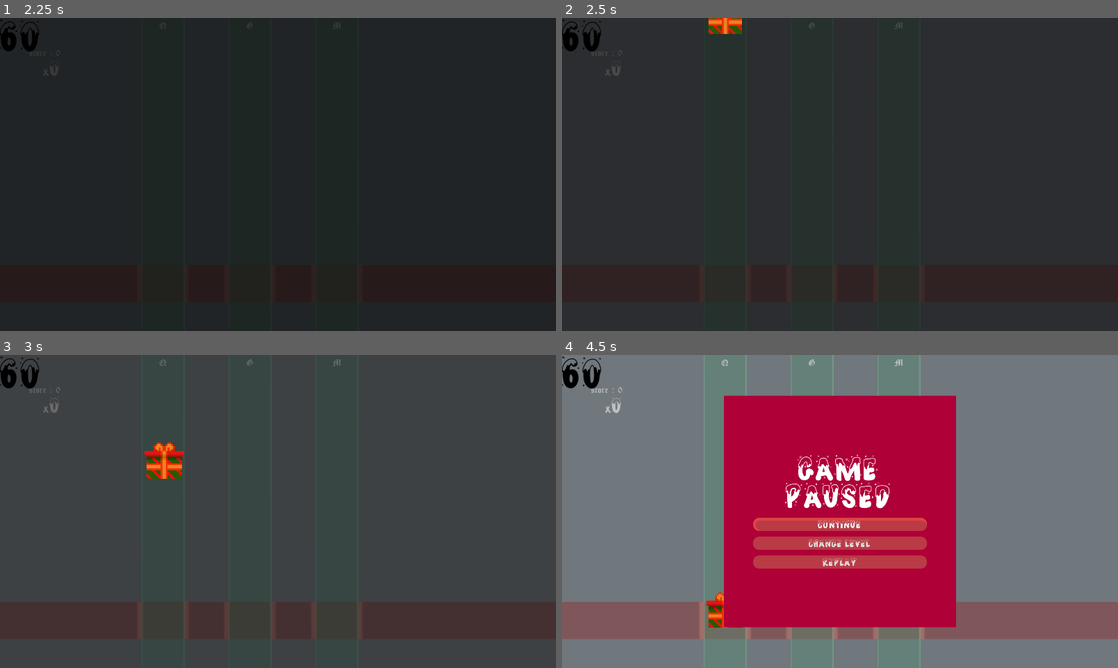
Above: before the commit, frames 1-4 (two rows, left to right).
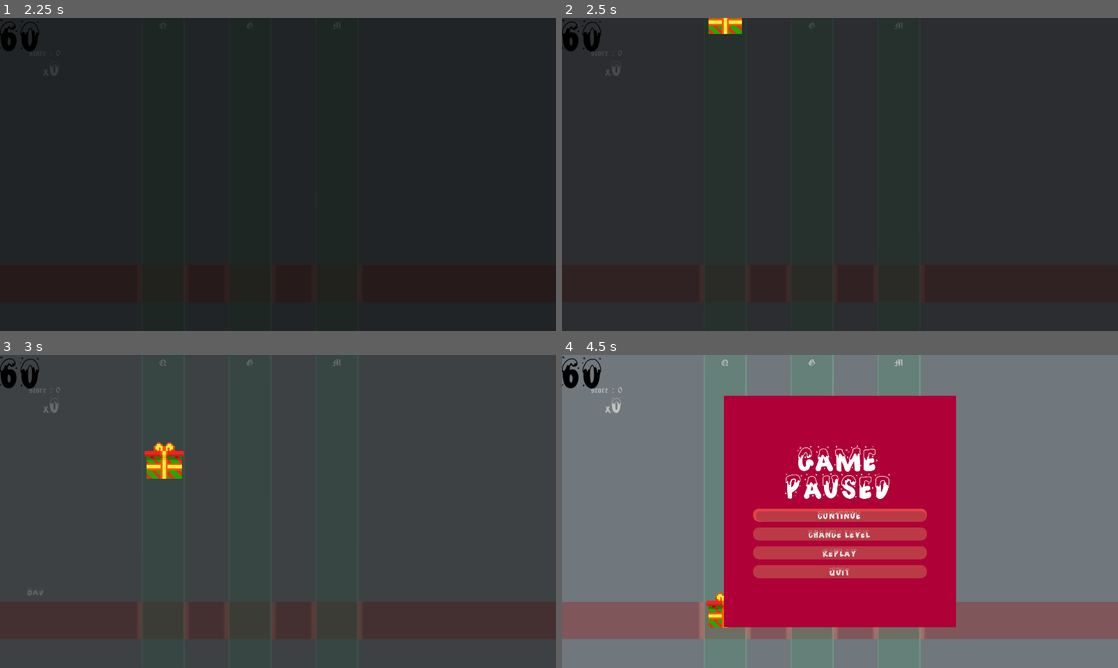
Above: after the commit, the same moments.

Repository: Flocondeglace/GameJamNoel2023
Game: Godot game, scene res://Scenes/game.tscn
The game is run twice, just before and just after one commit, with the same random seed, the same clock (stepped at 60 frames per second) and the same inputs.
Inputs:
- Up to frame 1 (2.25 s): click "Play" at 0.5 s; click "Musique 1" at 1.25 s; tap Enter at 2 s; tap , (capturec) at 2.1 s
- Up to frame 2 (2.5 s): no input
- Up to frame 3 (3 s): tap A (capturera) at 2.85 s
- Up to frame 4 (4.5 s): tap G (capturerb) at 3.6 s; tap Q (creationa) at 4.35 s

Frame 1 is identical in both runs. In frame 2, 0.3% of the frame differs, in the area x 26-33%, y 0-6%; in frame 3, 0.5%; in frame 4, 7.1%, in the area x 26-66%, y 28-88%.

Commit message:
build debug

Diff:
--- a/Scenes/note.tscn
+++ b/Scenes/note.tscn
@@ -89,10 +89,10 @@
 anchor_top = 0.5
 anchor_right = 0.5
 anchor_bottom = 0.5
-offset_left = 4736.0
-offset_top = 2636.0
-offset_right = 4864.0
-offset_bottom = 2764.0
+offset_left = 7616.0
+offset_top = 4256.0
+offset_right = 7744.0
+offset_bottom = 4384.0
 grow_horizontal = 2
 grow_vertical = 2
 texture = ExtResource("1_b0biy")
--- a/Scenes/pause_layer.gd
+++ b/Scenes/pause_layer.gd
@@ -16,3 +16,7 @@
 
 func _on_change_level_pressed():
 	changelevel.emit()
+
+
+func _on_quit_pressed():
+	get_tree().quit()
--- a/Scenes/pause_layer.tscn
+++ b/Scenes/pause_layer.tscn
@@ -60,6 +60,13 @@
 theme = ExtResource("1_heftq")
 text = "Replay"
 
+[node name="Quit" type="Button" parent="CenterContainer/MarginContainer/VBoxContainer" groups=["buttonPause"]]
+custom_minimum_size = Vector2(300, 45)
+layout_mode = 2
+theme = ExtResource("1_heftq")
+text = "Quit"
+
 [connection signal="pressed" from="CenterContainer/MarginContainer/VBoxContainer/Continue" to="." method="_on_continue_pressed"]
 [connection signal="pressed" from="CenterContainer/MarginContainer/VBoxContainer/ChangeLevel" to="." method="_on_change_level_pressed"]
 [connection signal="pressed" from="CenterContainer/MarginContainer/VBoxContainer/Replay" to="." method="_on_replay_pressed"]
+[connection signal="pressed" from="CenterContainer/MarginContainer/VBoxContainer/Quit" to="." method="_on_quit_pressed"]
--- a/Scripts/Partition.gd
+++ b/Scripts/Partition.gd
@@ -3,35 +3,25 @@
 class_name Partition
 
 # Templates
-var partition_template = preload("res://Scenes/partition.tscn")
 var note_template = preload("res://Scenes/note.tscn")
 
 var gm
 var am
 var hud
-var timer_note
-var timer_silence
-#var timer_between_note
 var scene_partition
 var tempo :int = 60
 var tmax
-
-#signal envoyé quand une mesure a fini de spawn
-signal fin_mesure
 
 func init(game_m,audio_m,vhud):
 	gm = game_m
 	am = audio_m
 	hud = vhud
-	#scene_partition = partition_template.instantiate()
-	timer_note = get_node("Timer")
-	timer_silence = Timer.new()
-	add_child(timer_silence)
 
 func charger_partition(level:int=0):
+
 	var lignedim = gm.get_node("CanvasLayer/Line").get_position()
 	var liste_note = []
-	var file = FileAccess.open("res://part0.txt",FileAccess.READ)
+	var file = FileAccess.open("res://part"+str(level)+".txt",FileAccess.READ)
 	var nb_notes = 0
 	var content = file.get_as_text()
 	content = content.strip_escapes()
@@ -39,18 +29,22 @@
 	var tl = []
 
 	for i in range (0,content.size()):
-		#print(content[i])
-		#print((content[i]).split(":",false))
 		var t_ns = (content[i]).split(":",false)
-		#print("t_ns : ")
-		#print(t_ns)
+
 		if (t_ns.size() == 2):
 			var nl = (t_ns[1]).split(" ",true)
 			var l = []
 			for j in range(0,nl.size()):
 				if float(nl[j]) != 0:
 					var note = note_template.instantiate()
-					note.creation(float(t_ns[0]),j-1,lignedim.y)
+					var coul = Color.ANTIQUE_WHITE
+					var point = 1
+					var effect = false
+					if (randf_range(0,100) > 95):
+						coul = Color.CRIMSON
+						point = 50
+						effect = true
+					note.creation(float(t_ns[0]),j-1,lignedim.y,coul,point,effect)
 					#print(float(t_ns[0]))
 					gm.add_child(note)
 					l.append(note)
@@ -60,104 +54,19 @@
 	tmax = tl[-1]
 	print("tmax : "+str(tmax))
 	print("nbnotes : "+str(nb_notes))
+	gm.timing_notes = tl
 	return liste_note
 
 func start_musique_from_part(level:int=0):
+	gm.pause_legal = false
 	gm.set_liste_note(charger_partition(level))
 	am.activer_musique(level)
+	gm.pause_legal = true
 	get_tree().call_group("note","activer")
 	await get_tree().create_timer(tmax).timeout
+	gm.pause_legal = false
 	save_score()
 
-#poubelle
-func start_musique(level:int=0):
-	push_warning("level :"+str(level))
-	#gm.init_data()
-	am.activer_musique(level)
-	#Part0.start()
-	#$Musique.play()
-	if (level==0):
-		tempo = 60
-		for i in range(0,2):
-			#am.activer_musique(0)
-			noire([0])
-			await timer_note.timeout
-
-			#mesure 1
-			pattern1noire4croches()
-			await fin_mesure
-			#mesure 2
-			pattern3noires()
-			await fin_mesure
-			pattern1noire4croches()
-			await fin_mesure
-			#mesure 4
-			pattern3noires()
-			await fin_mesure
-
-			#mesure 5
-			pattern1noire4croches()
-			await fin_mesure
-			#mesure 6
-			pattern2noirescroches()
-			await fin_mesure
-			#mesure 7
-
-			pattern3noires()
-			await fin_mesure
-			#mesure 8
-			blanche([0,1])
-			await timer_note.timeout
-
-
-		# Reprise
-		#mesure 9
-		noire([0])
-		await timer_note.timeout
-		#mesure 10
-		pattern3noires()
-		await fin_mesure
-		#mesure 11
-		pattern1blanche2noires()
-		await fin_mesure
-
-
-	#mesure 12
-		pattern3noires()
-		await fin_mesure
-		#mesure 13
-		pattern1blanche2noires()
-		await fin_mesure
-		#mesure 14
-		pattern1noire4croches()
-		await fin_mesure
-		#mesure 15
-		pattern2noirescroches()
-		await fin_mesure
-		#mesure 16
-		pattern3noires()
-		await fin_mesure
-		#mesure 17
-		blanche([0,1])
-		await $Timer.timeout
-		#Fin musique
-	elif (level==1):
-		tempo = 91 #185
-		#push_warning("before silence")
-		sil_noire()
-		await timer_silence.timeout
-		sil_noire()
-		await timer_silence.timeout
-		#push_warning("sortie fonction")
-		#await timer_note.timeout
-		#await finsilence
-		#push_warning("after silence")
-		#croche([0])
-		#await timer_note.timeout
-		for i in range (0,30):
-			pattern_background2()
-			await fin_mesure
-	save_score()
 
 func save_score():
 	# Sauvegarder le score
@@ -167,93 +76,3 @@
 	var name:String = await hud.ask_for_name()
 	var tab_score = gm.save_score(name,gm.tot_point)
 	hud.print_liste_score(tab_score)
-
-
-func pattern_background2():
-	noire([0])
-	await timer_note.timeout
-	croche([0])
-	await timer_note.timeout
-	croche([0])
-	await timer_note.timeout
-	noire([0])
-	await timer_note.timeout
-	fin_mesure.emit()
-
-func pattern1blanche2noires():
-	blanche([0,1])
-	await timer_note.timeout
-	noire([0])
-	await timer_note.timeout
-	noire([0,1,2])
-	await timer_note.timeout
-	fin_mesure.emit()
-
-func pattern3noires():
-	noire([0,1])
-	await timer_note.timeout
-	noire([0])
-	await timer_note.timeout
-	noire([0])
-	await timer_note.timeout
-	fin_mesure.emit()
-
-
-func pattern1noire4croches():
-	noire([0,1])
-	await timer_note.timeout
-	croche([1])
-	await timer_note.timeout
-	croche([2])
-	await timer_note.timeout
-	croche([1])
-	await timer_note.timeout
-	croche([2])
-	await timer_note.timeout
-	fin_mesure.emit()
-
-func pattern2noirescroches():
-	noire([0,1])
-	await timer_note.timeout
-	noire([0])
-	await timer_note.timeout
-	croche([1])
-	await timer_note.timeout
-	croche([0])
-	await timer_note.timeout
-	fin_mesure.emit()
-
-# ajoute la note et lance le chrono
-# l : liste des notes (les différentes touches)
-# t : temps avant le prochain cadeau (durée de la note)
-# couleur : filtre appliqué sur le cadeau
-func creer_note_temps(t,l,couleur:Color=Color.WHITE,point:int=1):#,timer_note:Timer=$Timer):
-	gm.ajouter_note(l,couleur,point)
-	#print("tmp note " + str(float(t)*60/tempo) + ", t :" + str(t))
-	timer_note.start(float(t)*60/tempo)
-
-func creer_silence(tmp):
-	timer_silence.start(float(tmp)*60/tempo)
-
-
-func sil_double_croche():
-	creer_silence(0.25)
-
-func sil_croche():
-	creer_silence(0.5)
-
-
-func sil_noire():
-	creer_silence(1)
-
-func double_croche(l):
-	creer_note_temps(0.25,l,Color.BLACK,100)
-
-func croche(l):
-	creer_note_temps(0.5,l,Color.DARK_ORCHID,100)
-
-func noire(l):
-	creer_note_temps(1,l)
-
-func blanche(l):
-	creer_note_temps(2,l)
--- a/Scripts/game_manager.gd
+++ b/Scripts/game_manager.gd
@@ -31,6 +31,7 @@
 
 # Partition en cours
 var partition
+var timing_notes
 
 var pause_legal
 
@@ -80,6 +81,8 @@
 
 	if (pause_legal):
 		if (Input.is_action_just_pressed("pause")):
+			print("pause")
+			pause_legal = false
 			get_tree().paused = true
 			hud.activate_pause_menu()
 
@@ -89,14 +92,14 @@
 	var tabScore = []
 	var file = FileAccess.open("res://TabScore.txt",FileAccess.READ)
 	var content = file.get_as_text()
-	content.strip_escapes()
+	content = content.strip_escapes()
 	content.split(",",true)
 	tabScore = convert_string_to_tab(content)
 	var loaded = []
 	print(tabScore,"taille : ",tabScore.size())
 	for i in range (0,tabScore.size()):
 		var text = tabScore[i]
-		text= text.split(" : ",true)
+		text= text.split(":",true)
 		loaded.append([text[0],float(text[1])])
 	loaded.sort()
 	for i in range (0,tabScore.size()):
@@ -189,12 +192,8 @@
 
 
 func debut_partition(level:int=0):
-	pause_legal = true
 	init_data()
 
-#	for l in liste_note :
-#		for note in l :
-#			remove_child(note)
 	if partition != null:
 		remove_child(partition)
 		partition.queue_free()
@@ -202,11 +201,7 @@
 	partition.init(self,audio_manager,hud)
 	add_child(partition)
 	EffetReplay.play()
-	#var effet_replay = effet_replay_template.instantiate()
-	#add_child(effet_replay)
 	await audio_manager.activer_transition()
-
-	#effet_replay.queue_free()
 	partition.start_musique_from_part(level)
 
 
@@ -216,15 +211,15 @@
 	var valide:bool = true
 	$Timing.text = str(t)
 	if t > 0.15 :
-		##hud.add_comment("bad")
+		hud.add_comment("bad")
 		valide = false
 		reset_combo()
 	elif t < 0.07:
-		##hud.add_comment("perfect")
+		hud.add_comment("perfect")
 		combo += 1
 		tot_point += point*combo
 	else :
-		##hud.add_comment("cool")
+		hud.add_comment("cool")
 		reset_combo()
 		tot_point += point
 	hud.update_score(tot_point,combo)#.text = "points : " + str(tot_point) + "	x" +str(combo)
@@ -232,6 +227,7 @@
 
 func reset_combo():
 	combo = 0
+	hud.update_score(tot_point,combo)
 
 func continue_game():
 	get_tree().paused = false
--- a/Scripts/hud.gd
+++ b/Scripts/hud.gd
@@ -117,6 +117,7 @@
 
 
 func _on_replay_pressed():
+	gm.init_data()
 	tabScoreLayer.hide()
 	pauseLayer.hide()
 	gm.continue_game()
@@ -128,15 +129,16 @@
 
 func choose_partition():
 	choosePartitionLayer.show()
-	push_warning("chooooooooooooose")
+	gm.init_data()
+	gm.continue_game()
+
 	(get_tree().get_nodes_in_group("level"))[0].grab_focus()
 	await levelchoosed
-	push_warning("level choosed")
 	choosePartitionLayer.hide()
 
 
 func _on_button_play_pressed():
-
+	gm.pause_legal = false
 	await choose_partition()
 	menuLayer.hide()
 	gm.debut_partition(level)
@@ -154,6 +156,7 @@
 
 func _on_levelchoosed(l):
 	level = l
+	print("level choosed "+str(l))
 	emit_signal("levelchoosed")
 
 
--- a/Scripts/note.gd
+++ b/Scripts/note.gd
@@ -52,7 +52,7 @@
 	speed = (pos_objectif - pos_depart).length()
 	$Timer_descente.set_autostart(true)
 
-func creation(tmp:int,num:int=0,liney:int=788,couleur:Color=Color.LIGHT_CORAL,pt:int=1):
+func creation(tmp:int,num:int=0,liney:int=788,couleur:Color=Color.LIGHT_CORAL,pt:int=1,effet:bool=false):
 	point = pt
 	modulate = couleur
 	ligney=liney
@@ -66,13 +66,13 @@
 	pos_objectif = Vector2(x,liney)#-(128/2))
 	#pos_objectif = Vector2(x,788)
 	tmp_avant_act = tmp
-	print(tmp_avant_act)
+	#print(tmp_avant_act)
 	speed = (pos_objectif - pos_depart).length()
 
 func activer():
-	print(tmp_avant_act)
+	#print(tmp_avant_act)
 	await get_tree().create_timer(tmp_avant_act).timeout
-	print("reel acti")
+	#print("reel acti")
 	immobile = false
 	$Timer_descente.start()
 
--- a/project.godot
+++ b/project.godot
@@ -26,6 +26,7 @@
 window/size/viewport_height=1080
 window/stretch/mode="viewport"
 window/handheld/orientation=1
+window/vsync/vsync_mode=0
 
 [input]
 
Not shown, changed: TabScore.txt
Not shown, removed: Test.txt
Not shown, added: part1.txt
Not shown, changed: Builds/Linux/ChrismasRythm.pck
Not shown, changed: Builds/Windows/ChrismasRythm.pck
Not shown, removed: Test0
Not shown, removed: Test1
Not shown, removed: Test2
Not shown, removed: noel_partoche0
Not shown, removed: noel_partoche1
Not shown, removed: noel_partoche2
